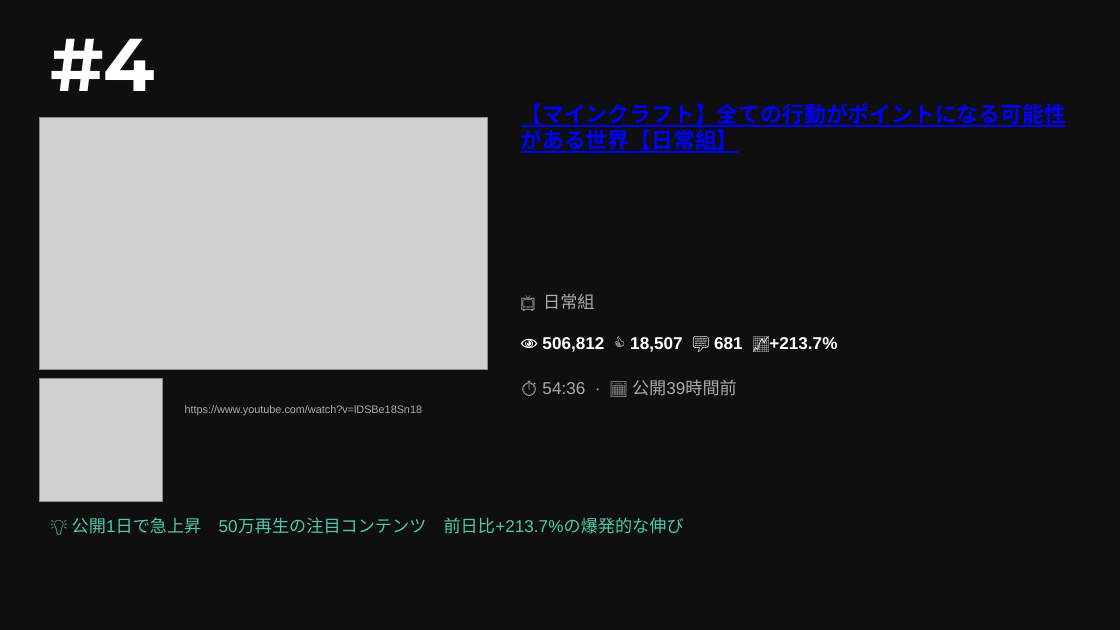
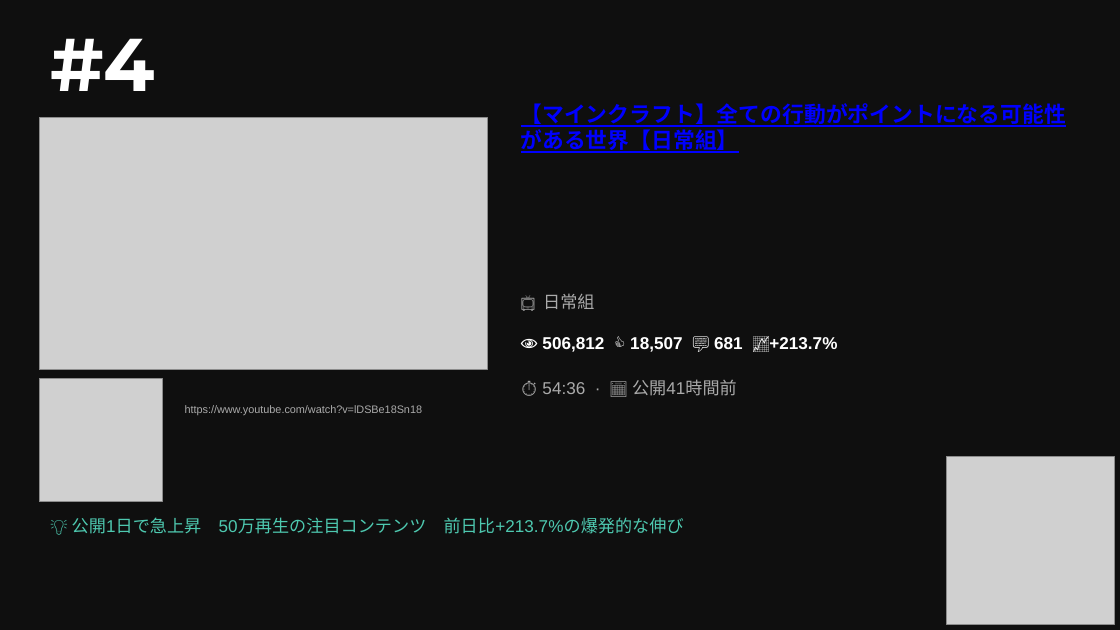
Before and after one commit to asaneasaburo0910-hub/youtube-crawler, a slide deck: slide 8 of youtube_ranking_20260531.pptx. Drawn at 1120x630 pixels with LibreOffice and Linux fonts; fonts in the diff are those of the drawing; grey boxes stand for pictures. Boxes give left, top, right and bottom in pixels: in the first picture for what was removed or moved away, otherwise in the second. Text is boxed around its words. In the diff, an @@ line names an element or a change of style, - is before the commit and + after.

```diff
--- a/youtube_ranking_20260531.pptx
+++ b/youtube_ranking_20260531.pptx
@@ text at (542,379,737,396): text changed @@
-⏱ 54:36 · 📅 公開39時間前
+⏱ 54:36 · 📅 公開41時間前
@@ picture added at (946,457,1114,625) @@
```
Also in this commit, not shown: 10 other slides changed, 1 other file.
